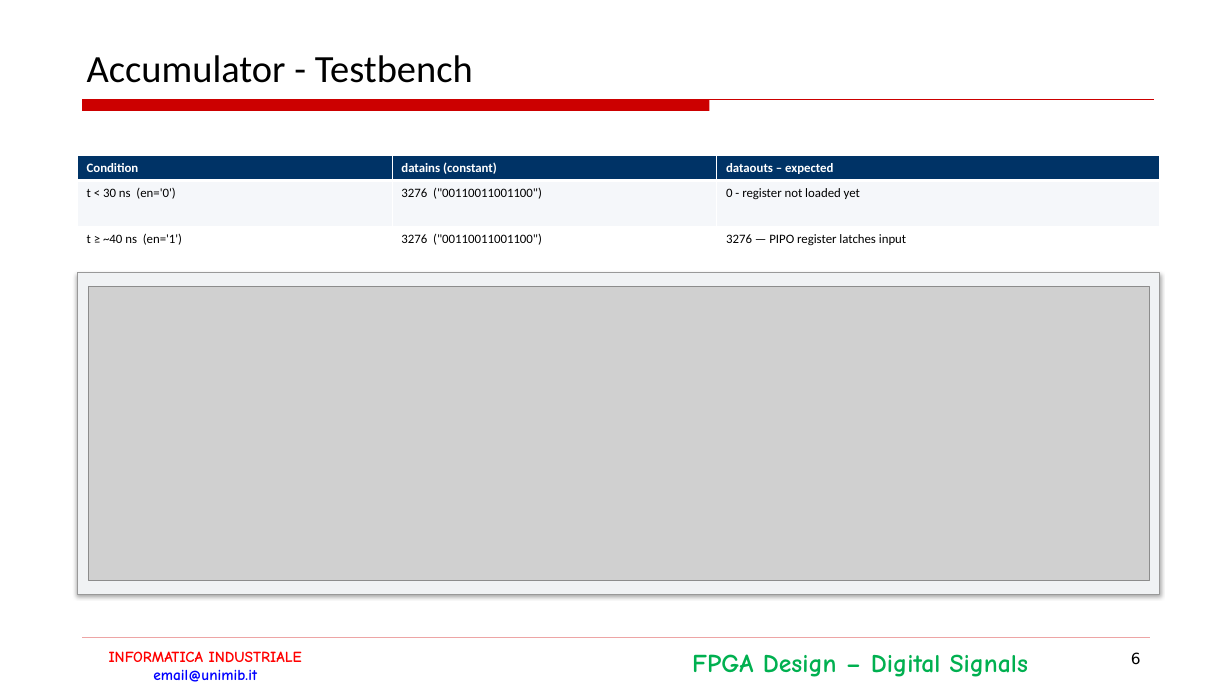
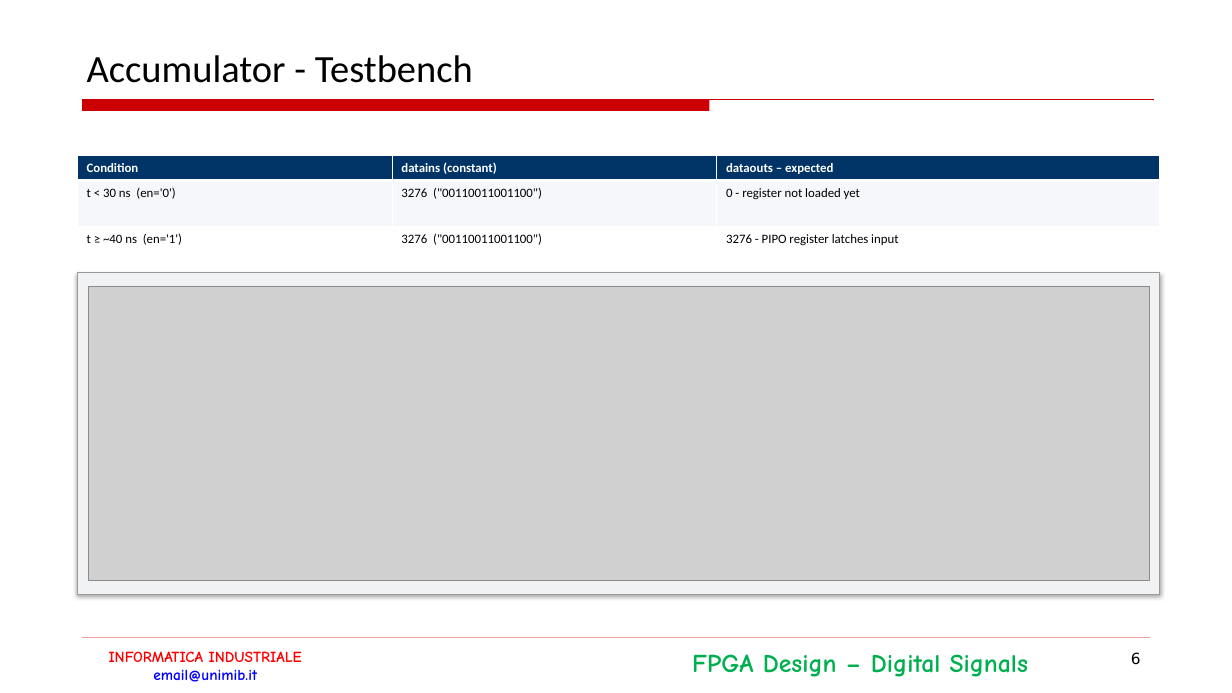
Before and after one commit to NadimElHanafi/Progetto_Informatica_Industriale, a slide deck: slide 6 of DocumentazioneDiProgetto_ElHanafi.pptx. Drawn at 1232x693 pixels with LibreOffice and Linux fonts; fonts in the diff are those of the drawing; grey boxes stand for pictures; background and template pictures are left out. Boxes give left, top, right and bottom in pixels: in the first picture for what was removed or moved away, otherwise in the second. Text is boxed around its words. In the diff, an @@ line names an element or a change of style, - is before the commit and + after.

```diff
--- a/DocumentazioneDiProgetto_ElHanafi.pptx
+++ b/DocumentazioneDiProgetto_ElHanafi.pptx
@@ table at [78,155,1160,273] @@
-row 3, column 3: 3276 — PIPO register latches input
+row 3, column 3: 3276 - PIPO register latches input
```
Also in this commit, not shown: 3 other slides changed, 1 other file.
